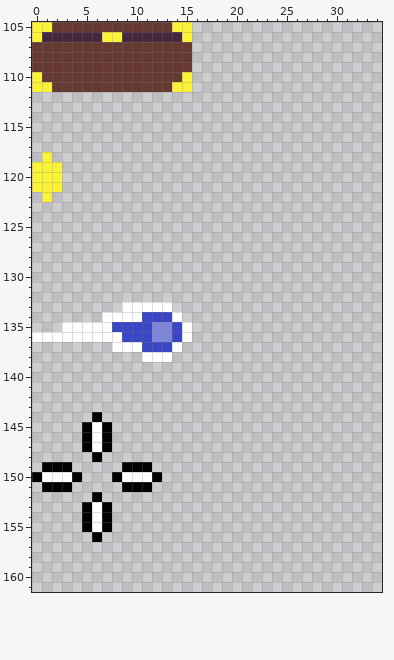
File history of a pixel-art file, docs/assets/image/asset.aseprite. The picture above was drawn from the file before the commit.
256x256 pixels, 1 frame. Colours within 5 levels of each other are drawn and written as one. Shown: x 0..34, y 105..161.
Now the later version:
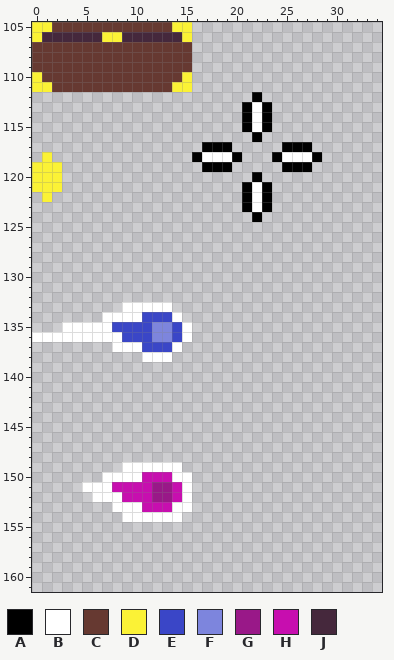
Palette (. is transparent): A #000000  B #ffffff  C #663931  D #fbf236  E #3a46c7  F #7d85dd  G #991888  H #c70eaf  J #45283c
What changed:
Changed rows in their new state; - is an unchanged pixel.
Layer "Flattened":
first column x 16:
112 ------A------
113 -----ABA-----
114 -----ABA-----
115 -----ABA-----
116 ------A------
117 -AAA-----AAA-
118 ABBBA---ABBBA
119 -AAA-----AAA-
120 ------A------
121 -----ABA-----
122 -----ABA-----
123 -----ABA-----
124 ------A------
first column x 0:
144 ------.---------
145 -----...--------
146 -----...--------
147 -----...--------
148 ------.---------
149 -...-----BBBBBB-
150 .....--BB--HHHBB
151 -...-BBBHHHHGGHB
152 ------BBBHHHGGHB
153 -----...BBBHHHBB
154 -----...-BBBBBB-
155 -----...--------
156 ------.---------
Where, in picture pixels (left, top, right, bottom), the same in both pictures:
added: (192, 92, 322, 222)
changed: (32, 412, 192, 542)
